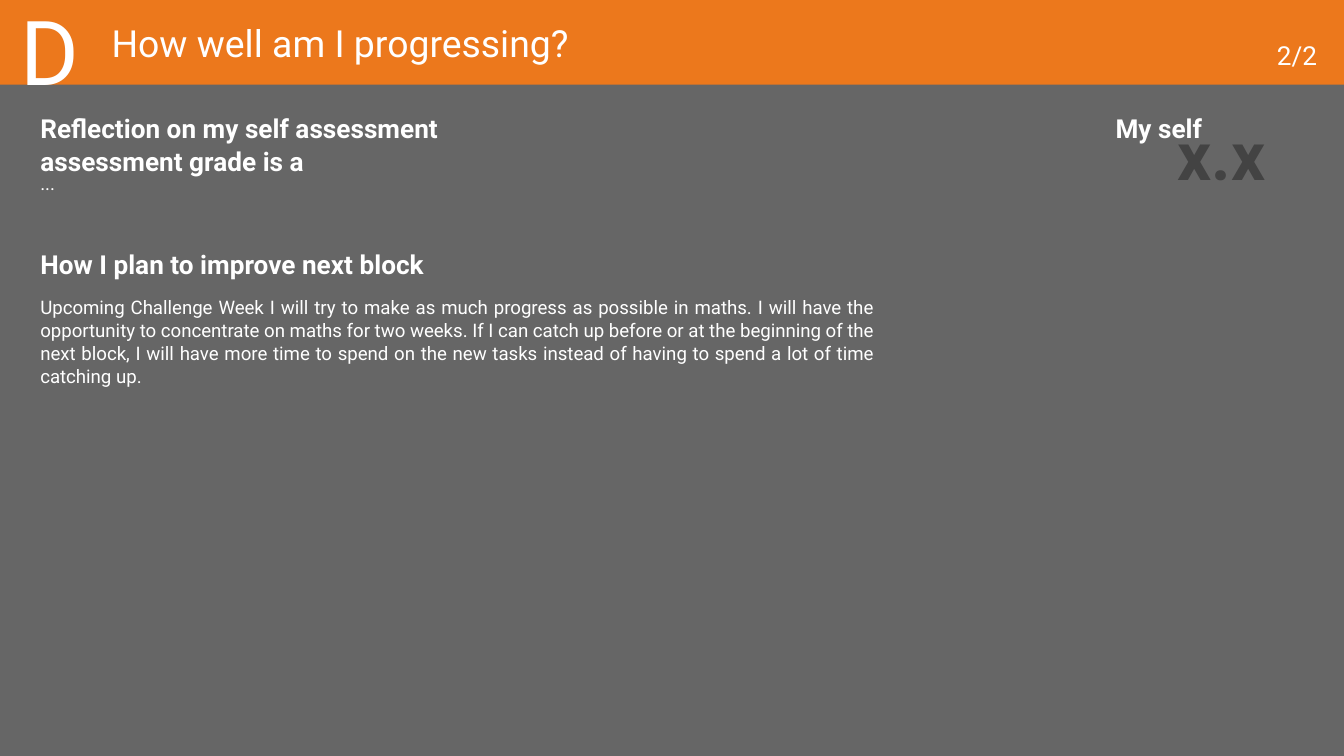
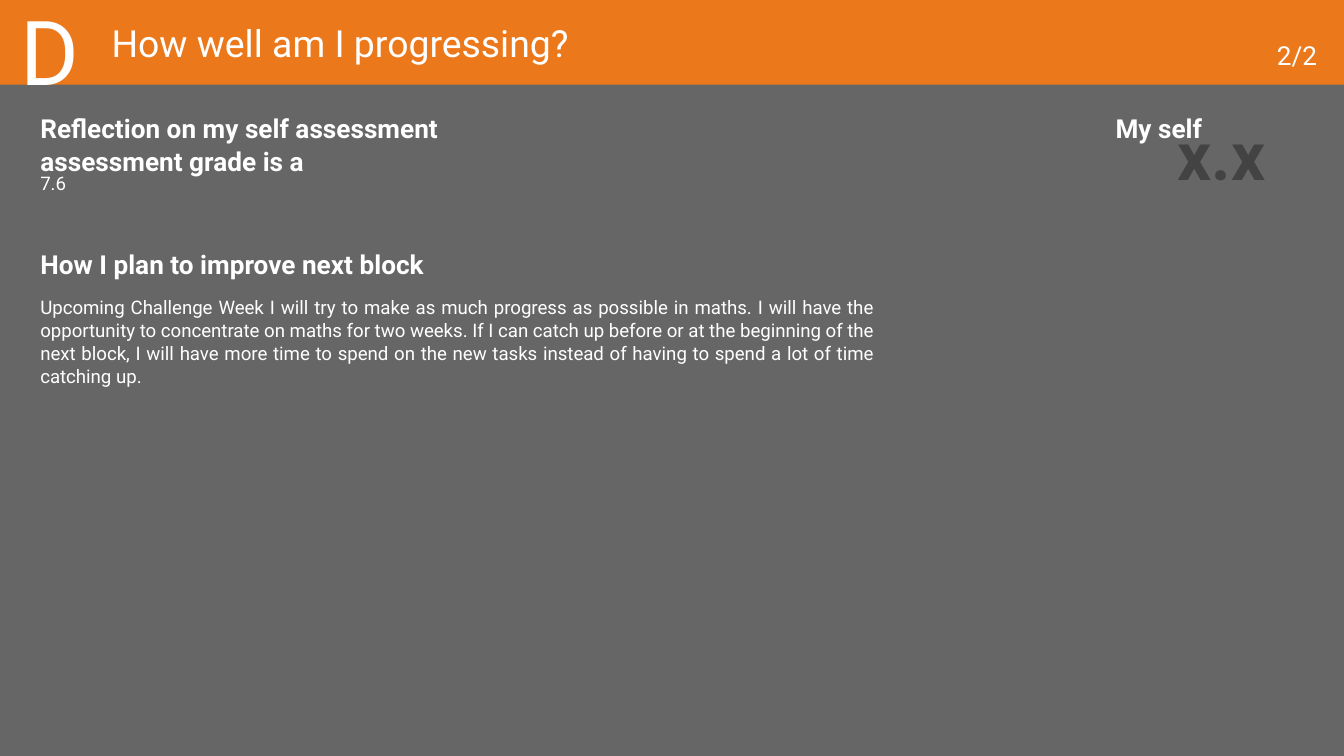
Before and after one commit to laurensvanbaardewijk243263/laurensvanbaardewijk243263, a slide deck: slide 41 of Year 1/Deliverables/Block A/Learning Log Y1A ADSAI 2024-2025.pptx. Drawn at 1344x756 pixels with LibreOffice and Linux fonts; fonts in the diff are those of the drawing. Boxes give left, top, right and bottom in pixels: in the first picture for what was removed or moved away, otherwise in the second. Text is boxed around its words. In the diff, an @@ line names an element or a change of style, - is before the commit and + after.

```diff
--- a/Year 1/Deliverables/Block A/Learning Log Y1A ADSAI 2024-2025.pptx
+++ b/Year 1/Deliverables/Block A/Learning Log Y1A ADSAI 2024-2025.pptx
@@ text at [40,176,66,190]: text changed @@
-...
+7.6
```
Also in this commit, not shown: 2 other slides changed, 2 other files.
